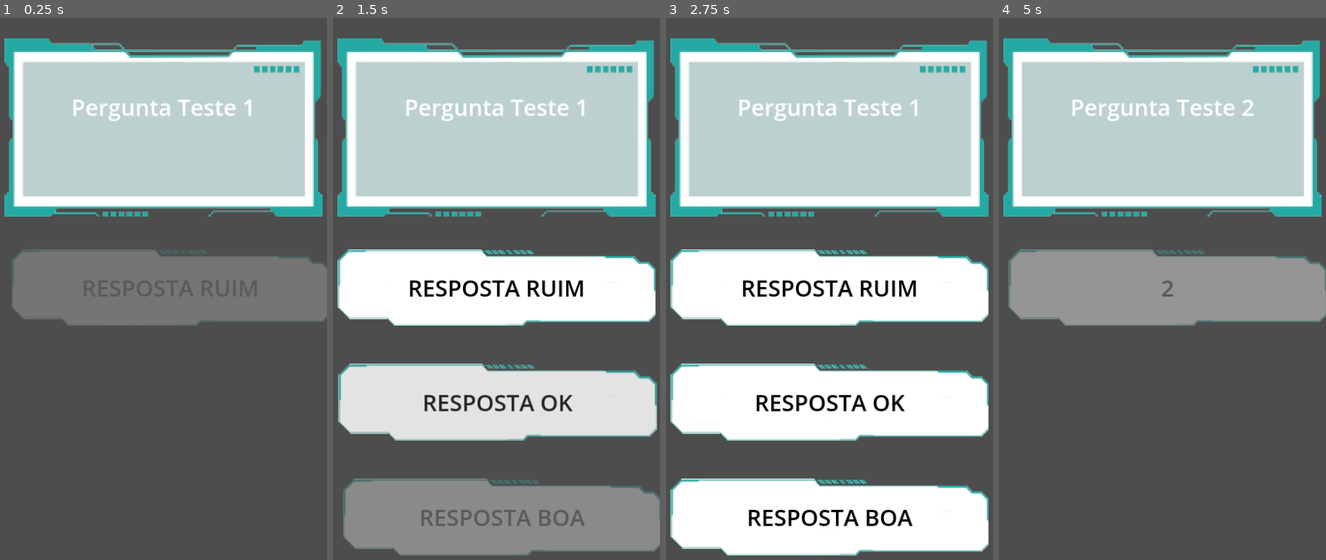
Above: before the commit, frames 1-4 (left to right).
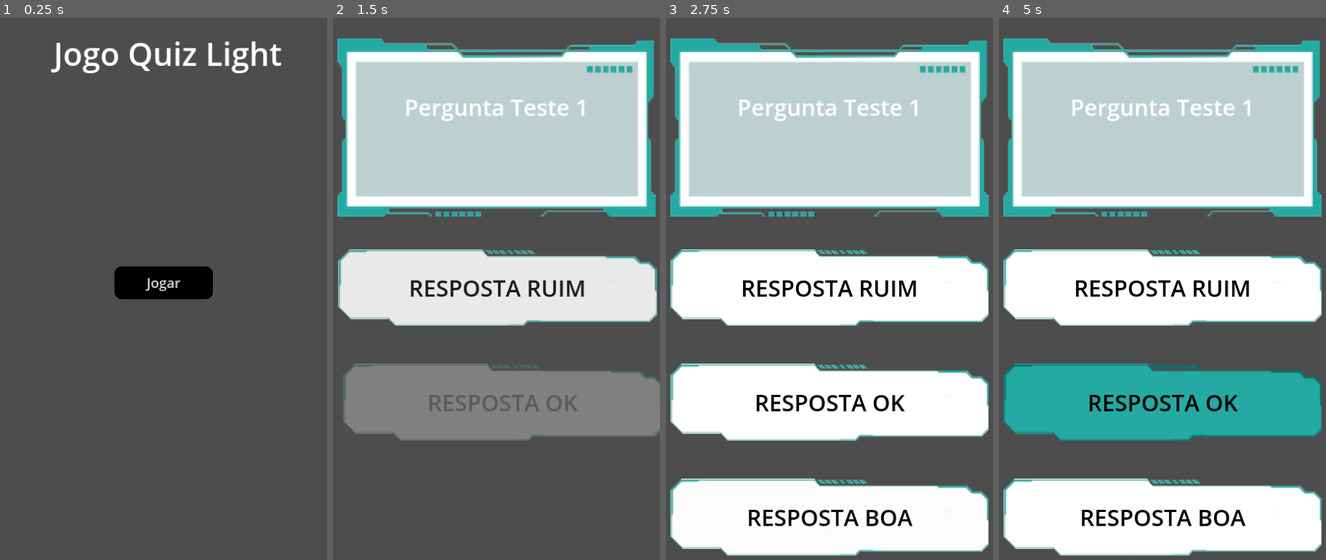
Above: after the commit, the same moments.

Repository: riquerique/Quiz-Light
Game: Godot game, scene res://scenes/menu.tscn
Two runs of this game, one before a commit and one after it. Both use one fixed random seed, a clock stepped at 60 frames per second and the inputs below. Before the commit the project starts from res://scenes/main.tscn.
Inputs (mouse positions are in pixels of both pictures, inside the frame that each line leads up to):
- Up to frame 1 (0.25 s): no input
- Up to frame 2 (1.5 s): click (496, 283) at 0.5 s, where only the run after the commit has a clickable "Jogar"
- Up to frame 3 (2.75 s): no input
- Up to frame 4 (5 s): click (1162, 402) at 3.5 s, where only the run before the commit has a clickable "RESPOSTA OK"; click "RESPOSTA OK" at 4.25 s

The runs differ from the first frame. In frame 1, 41% of the frame differs, in the area x 1-100%, y 3-57%; in frame 2, 26%; in frame 3, 0.4%; in frame 4, 38%.

Commit message:
Updates nos Botões
Salvei os estilos pra serem reutilizáveis e alteraveis entre si;
Botei um estilo pra quando estiver sobre o botão;
A tela de menu agora é a principal;

Diff:
--- a/project.godot
+++ b/project.godot
@@ -11,7 +11,7 @@
 [application]
 
 config/name="YT_GAME_QUIZ"
-run/main_scene="res://scenes/main.tscn"
+run/main_scene="res://scenes/menu.tscn"
 config/features=PackedStringArray("4.3", "GL Compatibility")
 config/icon="res://icon.svg"
 
--- /dev/null
+++ b/resources/Styles/button_hover.tres
@@ -0,0 +1,8 @@
+[gd_resource type="StyleBoxFlat" format=3 uid="uid://5hcpmylj6yyn"]
+
+[resource]
+bg_color = Color(0.0885599, 0.0885599, 0.0885599, 1)
+corner_radius_top_left = 16
+corner_radius_top_right = 16
+corner_radius_bottom_right = 16
+corner_radius_bottom_left = 16
--- /dev/null
+++ b/resources/Styles/button_normal.tres
@@ -0,0 +1,8 @@
+[gd_resource type="StyleBoxFlat" format=3 uid="uid://k5bopk0s1r21"]
+
+[resource]
+bg_color = Color(0, 0, 0, 1)
+corner_radius_top_left = 16
+corner_radius_top_right = 16
+corner_radius_bottom_right = 16
+corner_radius_bottom_left = 16
--- a/scenes/menu.tscn
+++ b/scenes/menu.tscn
@@ -1,13 +1,8 @@
-[gd_scene load_steps=3 format=3 uid="uid://bfcimw1u8itdj"]
+[gd_scene load_steps=4 format=3 uid="uid://bfcimw1u8itdj"]
 
 [ext_resource type="Script" path="res://scripts/Controller/menu.gd" id="1_jn3gv"]
-
-[sub_resource type="StyleBoxFlat" id="StyleBoxFlat_6xw0v"]
-bg_color = Color(0.000681875, 0.000729791, 0.00047598, 1)
-corner_radius_top_left = 16
-corner_radius_top_right = 16
-corner_radius_bottom_right = 16
-corner_radius_bottom_left = 16
+[ext_resource type="StyleBox" uid="uid://5hcpmylj6yyn" path="res://resources/Styles/button_hover.tres" id="2_dpv2r"]
+[ext_resource type="StyleBox" uid="uid://k5bopk0s1r21" path="res://resources/Styles/button_normal.tres" id="2_l1mn0"]
 
 [node name="Menu" type="Control"]
 layout_mode = 3
@@ -32,7 +27,8 @@
 grow_horizontal = 2
 grow_vertical = 2
 theme_override_font_sizes/font_size = 30
-theme_override_styles/normal = SubResource("StyleBoxFlat_6xw0v")
+theme_override_styles/hover = ExtResource("2_dpv2r")
+theme_override_styles/normal = ExtResource("2_l1mn0")
 text = "Jogar"
 
 [node name="Label" type="Label" parent="."]
--- a/scenes/results.tscn
+++ b/scenes/results.tscn
@@ -1,13 +1,8 @@
-[gd_scene load_steps=3 format=3 uid="uid://b5w1yk0tqcxoy"]
+[gd_scene load_steps=4 format=3 uid="uid://b5w1yk0tqcxoy"]
 
 [ext_resource type="Script" path="res://scripts/resultado.gd" id="1_0yt5c"]
-
-[sub_resource type="StyleBoxFlat" id="StyleBoxFlat_i0i31"]
-bg_color = Color(0, 0, 0, 1)
-corner_radius_top_left = 16
-corner_radius_top_right = 16
-corner_radius_bottom_right = 16
-corner_radius_bottom_left = 16
+[ext_resource type="StyleBox" uid="uid://k5bopk0s1r21" path="res://resources/Styles/button_normal.tres" id="2_e3ctl"]
+[ext_resource type="StyleBox" uid="uid://5hcpmylj6yyn" path="res://resources/Styles/button_hover.tres" id="2_v3dx5"]
 
 [node name="Results" type="Control"]
 layout_mode = 3
@@ -72,7 +67,8 @@
 grow_horizontal = 2
 grow_vertical = 2
 theme_override_font_sizes/font_size = 50
-theme_override_styles/normal = SubResource("StyleBoxFlat_i0i31")
+theme_override_styles/hover = ExtResource("2_v3dx5")
+theme_override_styles/normal = ExtResource("2_e3ctl")
 text = "Jogar Novamente"
 
 [connection signal="pressed" from="Button" to="." method="_on_button_pressed"]
